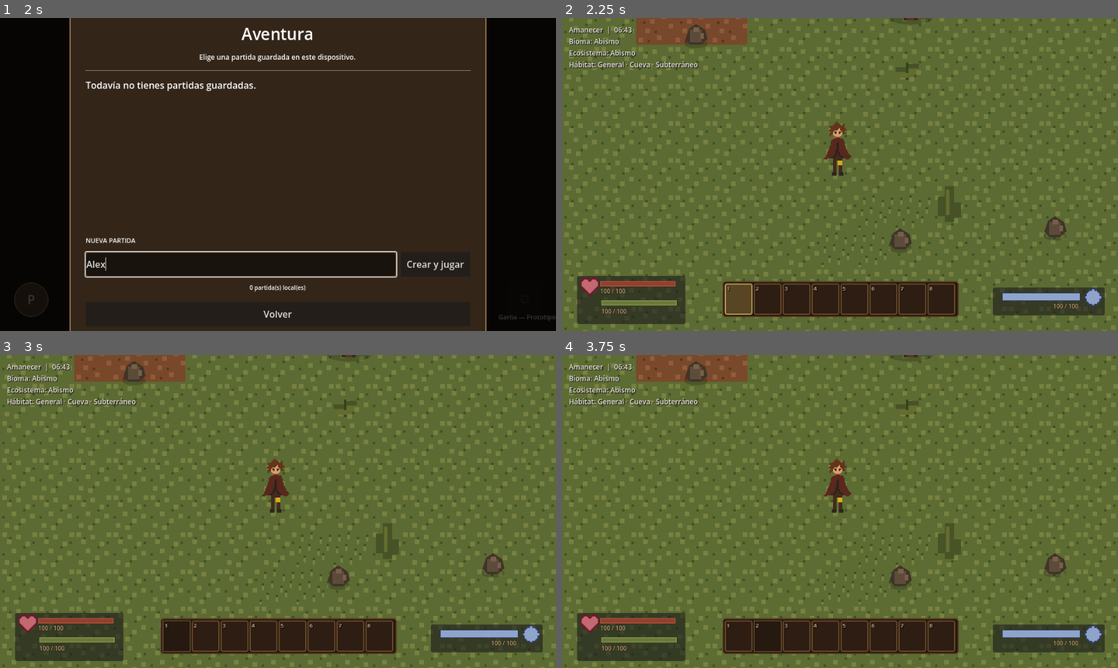
Above: before the commit, frames 1-4 (two rows, left to right).
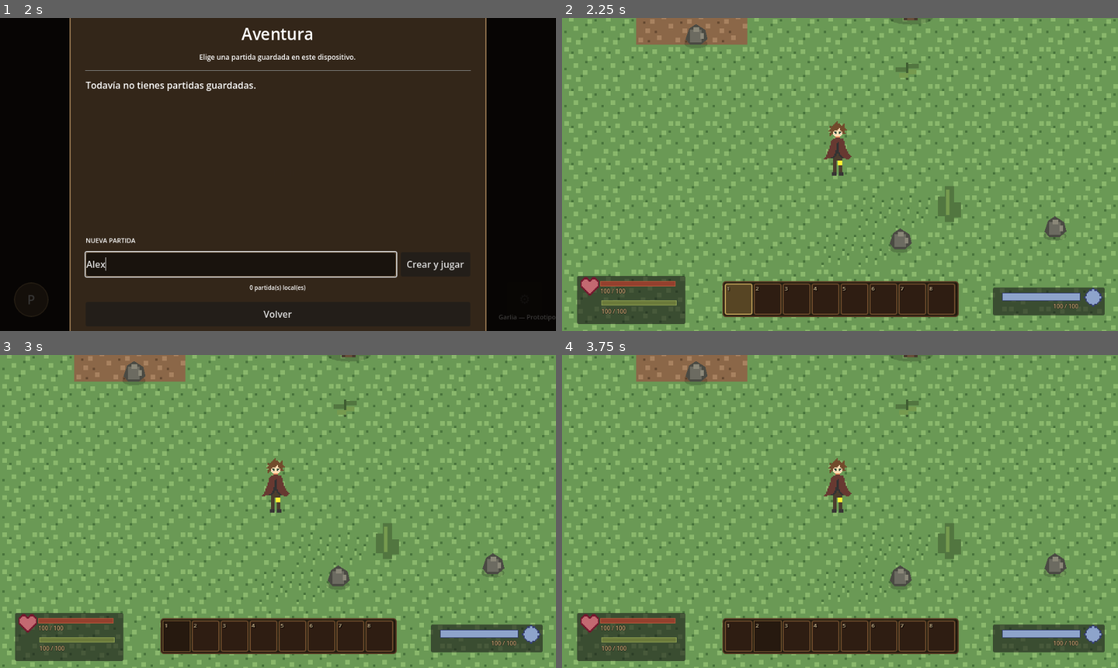
Above: after the commit, the same moments.

Repository: Franilover/Game
Game: Godot game, scene res://scenes/ui/start_menu.tscn
The game is run twice, just before and just after one commit, with the same random seed, the same clock (stepped at 60 frames per second) and the same inputs.
Inputs (mouse positions are in pixels of both pictures, inside the frame that each line leads up to):
- Up to frame 1 (2 s): click "Aventura" at 0.5 s; click (239, 265) at 1.27 s; type "Alex" at 1.35 s
- Up to frame 2 (2.25 s): click "Crear y jugar" at 2 s
- Up to frame 3 (3 s): click "1" at 2.75 s
- Up to frame 4 (3.75 s): click "2" at 3.5 s

Frame 1 is identical in both runs. In frame 2, 90% of the frame differs, in the area x 0-100%, y 0-100%; in frame 3, 90%; in frame 4, 90%.
Error after the commit: Parse Error: Identifier "_etiqueta" not declared in the current scope. (res://scripts/world/world_atmosphere.gd:33)

Commit message:
Centralizar hora del mundo sin HUD duplicado

Diff:
--- a/scripts/world/world_atmosphere.gd
+++ b/scripts/world/world_atmosphere.gd
@@ -10,10 +10,6 @@
 
 var hora_del_dia: float = 0.28
 var _modulacion: CanvasModulate
-var _etiqueta: Label
-var _etiqueta_hora: Label
-var _mostrar_hora: bool = false
-var _ultimo_tile: Vector2i = Vector2i(2147483647, 2147483647)
 var _world_generator: Node
 
 
@@ -23,48 +19,14 @@
 	_modulacion.name = "DayNightModulation"
 	get_tree().current_scene.add_child.call_deferred(_modulacion)
 
-	var capa := CanvasLayer.new()
-	capa.name = "WorldContextLayer"
-	get_tree().current_scene.add_child.call_deferred(capa)
-
-	_etiqueta = Label.new()
-	_etiqueta.name = "WorldContextLabel"
-	_etiqueta.position = Vector2(12.0, 12.0)
-	_etiqueta.add_theme_font_size_override("font_size", 12)
-	_etiqueta.add_theme_color_override("font_color", Color(0.93, 0.91, 0.84))
-	_etiqueta.add_theme_color_override("font_shadow_color", Color(0.08, 0.07, 0.12, 0.9))
-	_etiqueta.add_theme_constant_override("shadow_offset_x", 1)
-	_etiqueta.add_theme_constant_override("shadow_offset_y", 1)
-	capa.add_child.call_deferred(_etiqueta)
-
-	_etiqueta_hora = Label.new()
-	_etiqueta_hora.name = "WorldTimeLabel"
-	_etiqueta_hora.position = Vector2(12.0, 12.0)
-	_etiqueta_hora.add_theme_font_size_override("font_size", 16)
-	_etiqueta_hora.add_theme_color_override("font_color", Color(0.93, 0.91, 0.84))
-	_etiqueta_hora.add_theme_color_override("font_shadow_color", Color(0.08, 0.07, 0.12, 0.9))
-	_etiqueta_hora.add_theme_constant_override("shadow_offset_x", 1)
-	_etiqueta_hora.add_theme_constant_override("shadow_offset_y", 1)
-	_etiqueta_hora.visible = false
-	capa.add_child.call_deferred(_etiqueta_hora)
-
 	_world_generator = get_parent()
 	_actualizar_iluminacion()
-
-
-func _unhandled_input(event: InputEvent) -> void:
-	if event is InputEventKey and event.pressed and not event.echo and event.keycode == KEY_F3:
-		_mostrar_hora = not _mostrar_hora
-		if _etiqueta_hora != null:
-			_etiqueta_hora.visible = _mostrar_hora
-		get_viewport().set_input_as_handled()
 
 
 func _process(delta: float) -> void:
 	var duracion := maxf(minutos_por_dia * 60.0, 1.0)
 	hora_del_dia = fposmod(hora_del_dia + delta / duracion, 1.0)
 	_actualizar_iluminacion()
-	_actualizar_etiqueta_hora()
 
 
 func procesar_jugador() -> void:
@@ -137,3 +99,10 @@
 	var horas := int(floor(float(minutos_totales) / 60.0))
 	var minutos := minutos_totales % 60
 	return "%02d:%02d" % [horas, minutos]
+
+
+func obtener_tiempo() -> Dictionary:
+	return {
+		"hora": _obtener_hora_texto(),
+		"periodo": _obtener_periodo()
+	}
